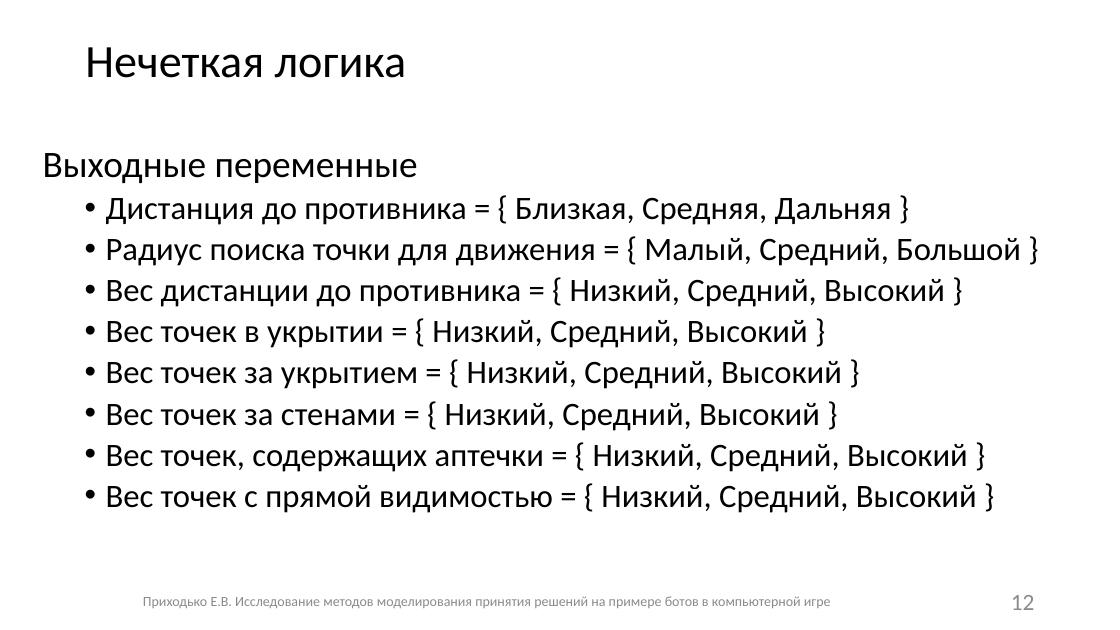
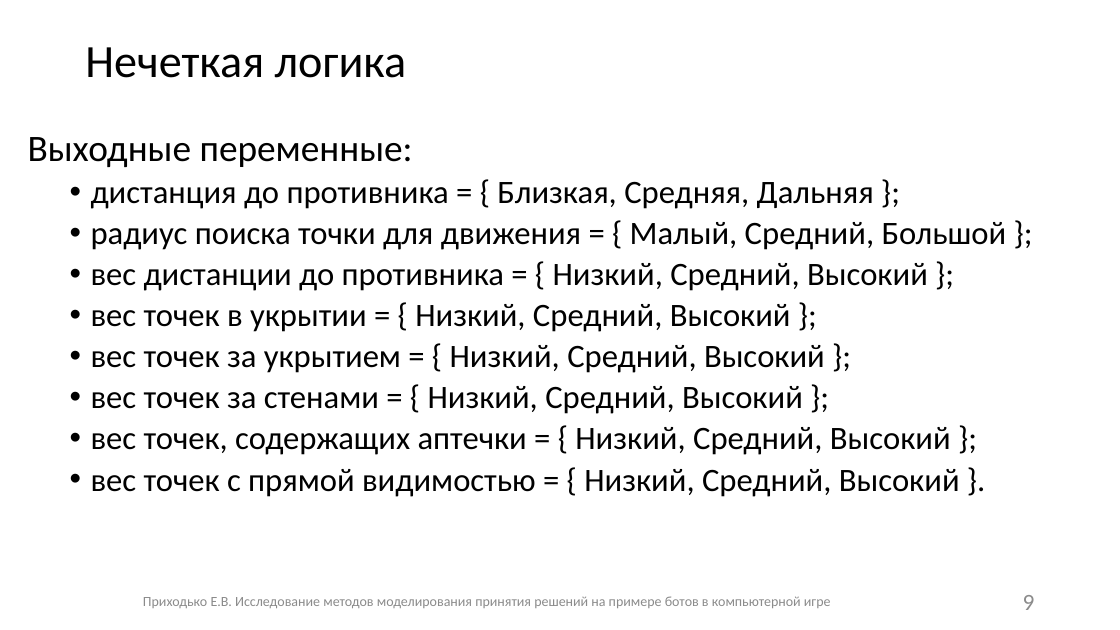
Before and after one commit to Fck-r-sns/Game_AI_thesis, a slide deck: slide 9 of Презентация.pptx (slide 12 before the commit). Drawn at 1120x630 pixels with LibreOffice and Linux fonts; fonts in the diff are those of the drawing. Boxes give left, top, right and bottom in pixels: in the first picture for what was removed or moved away, otherwise in the second. Text is boxed around its words. In the diff, an @@ line names an element or a change of style, - is before the commit and + after.

```diff
--- a/Презентация.pptx
+++ b/Презентация.pptx
@@ text at [28, 137, 1007, 497]: text changed @@
-Выходные переменные
-  • Дистанция до противника = { Близкая, Средняя, Дальняя }
-  • Радиус поиска точки для движения = { Малый, Средний, Большой }
-  • Вес дистанции до противника = { Низкий, Средний, Высокий }
-  • Вес точек в укрытии = { Низкий, Средний, Высокий }
-  • Вес точек за укрытием = { Низкий, Средний, Высокий }
-  • Вес точек за стенами = { Низкий, Средний, Высокий }
-  • Вес точек, содержащих аптечки = { Низкий, Средний, Высокий }
-  • Вес точек с прямой видимостью = { Низкий, Средний, Высокий }
+Выходные переменные:
+  • дистанция до противника = { Близкая, Средняя, Дальняя };
+  • радиус поиска точки для движения = { Малый, Средний, Большой };
+  • вес дистанции до противника = { Низкий, Средний, Высокий };
+  • вес точек в укрытии = { Низкий, Средний, Высокий };
+  • вес точек за укрытием = { Низкий, Средний, Высокий };
+  • вес точек за стенами = { Низкий, Средний, Высокий };
+  • вес точек, содержащих аптечки = { Низкий, Средний, Высокий };
+  • вес точек с прямой видимостью = { Низкий, Средний, Высокий }.
@@ page number at [1023, 595, 1035, 610]: text changed @@
-12
+9
```
Also in this commit, not shown: 15 other slides changed, 1 slide added, 1 slide removed, 2 other files.
